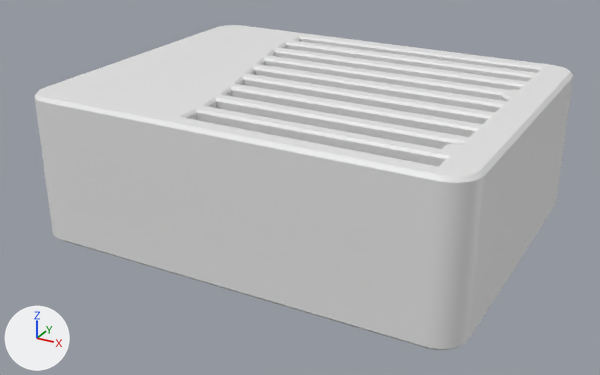
What one commit did to the Blender file enclosure/Main-Case.blend.
The view is the same before and after, from a 50 mm lens placed at (66.9, -122.2, 51.8), pointed at (1.7, -3.6, -7.5). The lights are fixed; the arrows at lower left show +X, +Y and +Z. The first picture is the older version.

The scene before the commit, as lines of its bpy script (objects in view):
```python
me_case_base = bpy.data.meshes.new('case_base')
me_case_base.from_pydata(...)  # 1600 vertices, 3196 faces; spans x -40.8..33.0, y -8.2..8.4, z -31.1..27.4
me_case_lid = bpy.data.meshes.new('case_lid')
me_case_lid.from_pydata(...)  # 1988 vertices, 4008 faces; spans x -38.3..35.5, y -7.1..5.5, z -30.6..27.9
ob_case_base = bpy.data.objects.new('case_base', me_case_base)
ob_case_base.location = (8.2, -5.2, -4.4)
ob_case_base.rotation_euler = (1.571, 0.0, 0.0)  # degrees (90, 0, 0)
ob_case_lid = bpy.data.objects.new('case_lid', me_case_lid)
ob_case_lid.location = (5.7, -4.7, 7.1)
ob_case_lid.rotation_euler = (1.571, 0.0, 0.0)  # degrees (90, 0, 0)
```
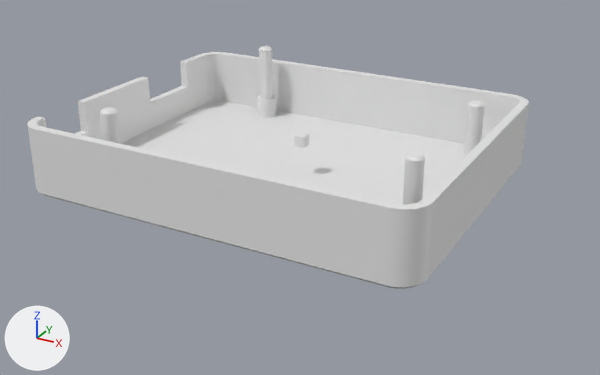
Commit message: chore(enclosure): update Main-Case.blend

Boxes [x1, y1, x2, y2] around the edits, measured in the pictures (600 x 375 px):
'case_base', moved
    before: [44, 120, 564, 350]
    after: [27, 46, 529, 289]
'case_lid', hidden
    before: [34, 25, 573, 270]
'Cube', added
    after: [294, 132, 309, 148]

Edits to the bpy script that builds the scene:
```text
Add me_cube:
    me_cube.from_pydata(...)  # a box spanning x -1.0..1.0, y -1.0..1.0, z -1.0..1.0
Change ob_case_lid:
    ob_case_lid.location: (5.7, -4.7, 7.1) -> (5.7, -4.7, 57.5)
    add ob_case_lid.hide_set(True)
Change ob_case_base:
    ob_case_base.location: (8.2, -5.2, -4.4) -> (0.0, 0.0, 0.0)
Add ob_cube:
    ob_cube = bpy.data.objects.new('Cube', me_cube)
    ob_cube.location = (0.0, 0.0, 0.0)
```
